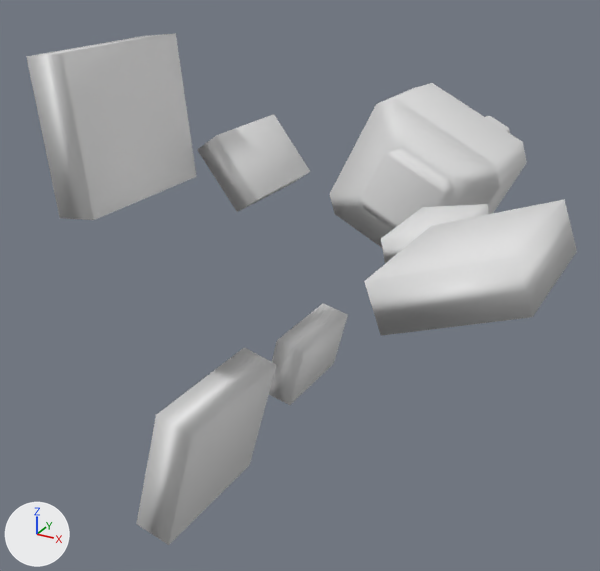
An edit to the FBX model Reference/Resources/Mesh/Animation/Effect/E_SP_Petal.fbx, drawn before and after from the same camera.
Camera for both pictures: a 50 mm camera at (0.0162, -0.0257, 0.0138) aimed at (-0.0027, 0.0087, -0.0033). Lighting does not change. The marker at lower left points along +X, +Y and +Z. Materials are left out; every surface is plain grey.

Names of what the first picture shows: 'leaf00', 'leaf01', 'leaf03', 'leaf05', 'leaf06', 'leaf07', 'main_ball'.
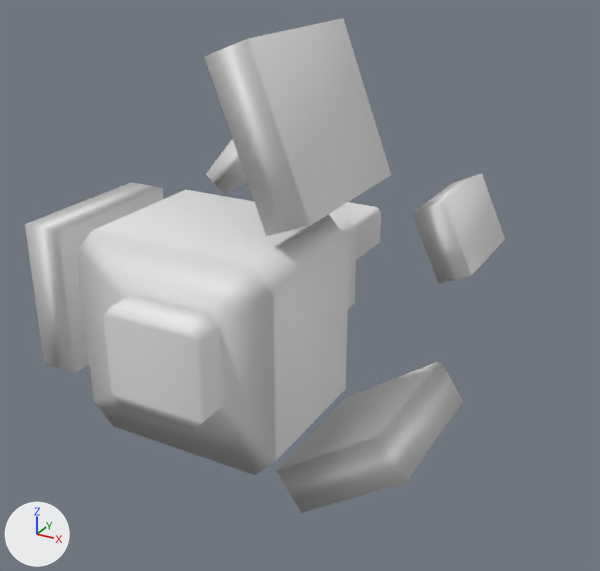
ob_out_model is not drawn itself; it is the parent of ob_leaf00, ob_leaf01, ob_leaf03.
ob_in_model is not drawn itself; it is the parent of ob_leaf07, ob_leaf05, ob_leaf06.
ob_model_scale is not drawn itself; it is the parent of ob_main_ball, ob_out_model, ob_in_model.

Edits to the bpy script that builds the scene:
```text
Change ob_main_ball:
    ob_main_ball.location: (0.0, 0.0, -1.036) -> (0.0, 0.0, 0.178)
Change ob_leaf07:
    ob_leaf07.rotation_euler: (0.0, 0.0, 1.466) -> (0.0, 0.0, 0.0)  # degrees (0, 0, 84) -> degrees (0, 0, 0)
Change ob_leaf05:
    ob_leaf05.rotation_euler: (0.0, 0.0, 1.466) -> (0.0, 0.0, 0.0)  # degrees (0, 0, 84) -> degrees (0, 0, 0)
Change ob_out_model:
    ob_out_model.rotation_euler: (0.0, 0.0, -1.466) -> (0.0, 0.0, 0.0)  # degrees (0, 0, -84) -> degrees (0, 0, 0)
Change ob_leaf00:
    ob_leaf00.rotation_euler: (0.0, 0.0, -1.466) -> (0.0, 0.0, 0.0)  # degrees (0, 0, -84) -> degrees (0, 0, 0)
Change ob_in_model:
    ob_in_model.rotation_euler: (0.0, 0.0, 1.466) -> (0.0, 0.0, 0.0)  # degrees (0, 0, 84) -> degrees (0, 0, 0)
Change ob_leaf01:
    ob_leaf01.rotation_euler: (0.0, 0.0, -1.466) -> (0.0, 0.0, 0.0)  # degrees (0, 0, -84) -> degrees (0, 0, 0)
Change ob_leaf03:
    ob_leaf03.rotation_euler: (0.0, 0.0, -1.466) -> (0.0, 0.0, 0.0)  # degrees (0, 0, -84) -> degrees (0, 0, 0)
Change ob_model_scale:
    ob_model_scale.rotation_euler: (0.0, 0.0, 2.676) -> (0.0, 0.0, 0.0)  # degrees (0, 0, 153) -> degrees (0, 0, 0)
```

Pixel boxes (x1, y1, x2, y2) of what changed, in the pictures (600 x 571 px):
'main_ball', moved, turned
    before: (330, 83, 527, 247)
    after: (76, 190, 381, 475)
'leaf01', turned
    before: (26, 33, 196, 220)
    after: (204, 18, 391, 236)
'leaf00', turned
    before: (364, 199, 577, 336)
    after: (276, 361, 463, 513)
'leaf03', turned
    before: (136, 347, 276, 545)
    after: (25, 182, 163, 373)
'leaf06', turned
    before: (269, 303, 348, 405)
    after: (413, 173, 505, 284)
'leaf07', turned (not visible afterwards)
    before: (198, 114, 310, 212)
'leaf05', turned
    before: (381, 204, 489, 264)
    after: (206, 139, 248, 194)
